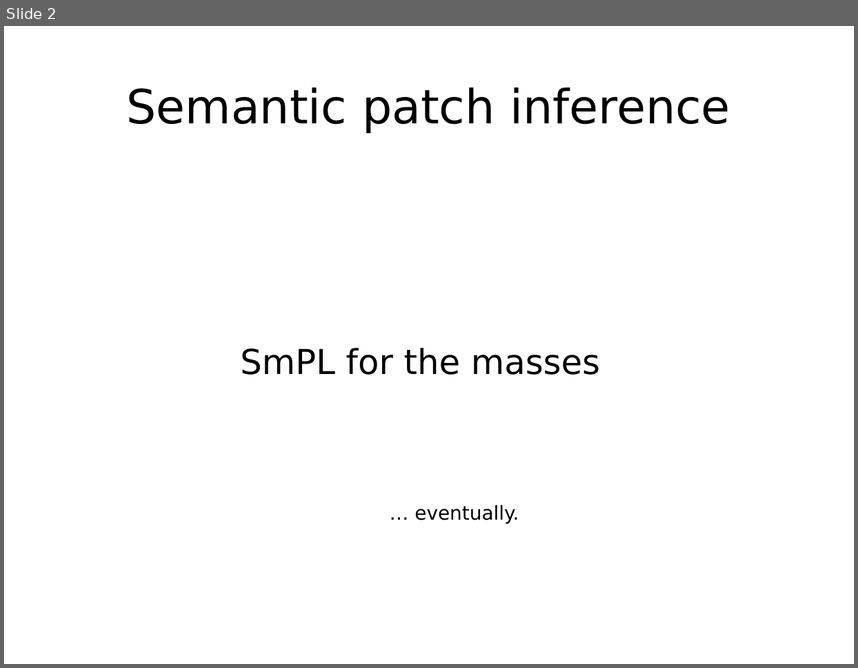
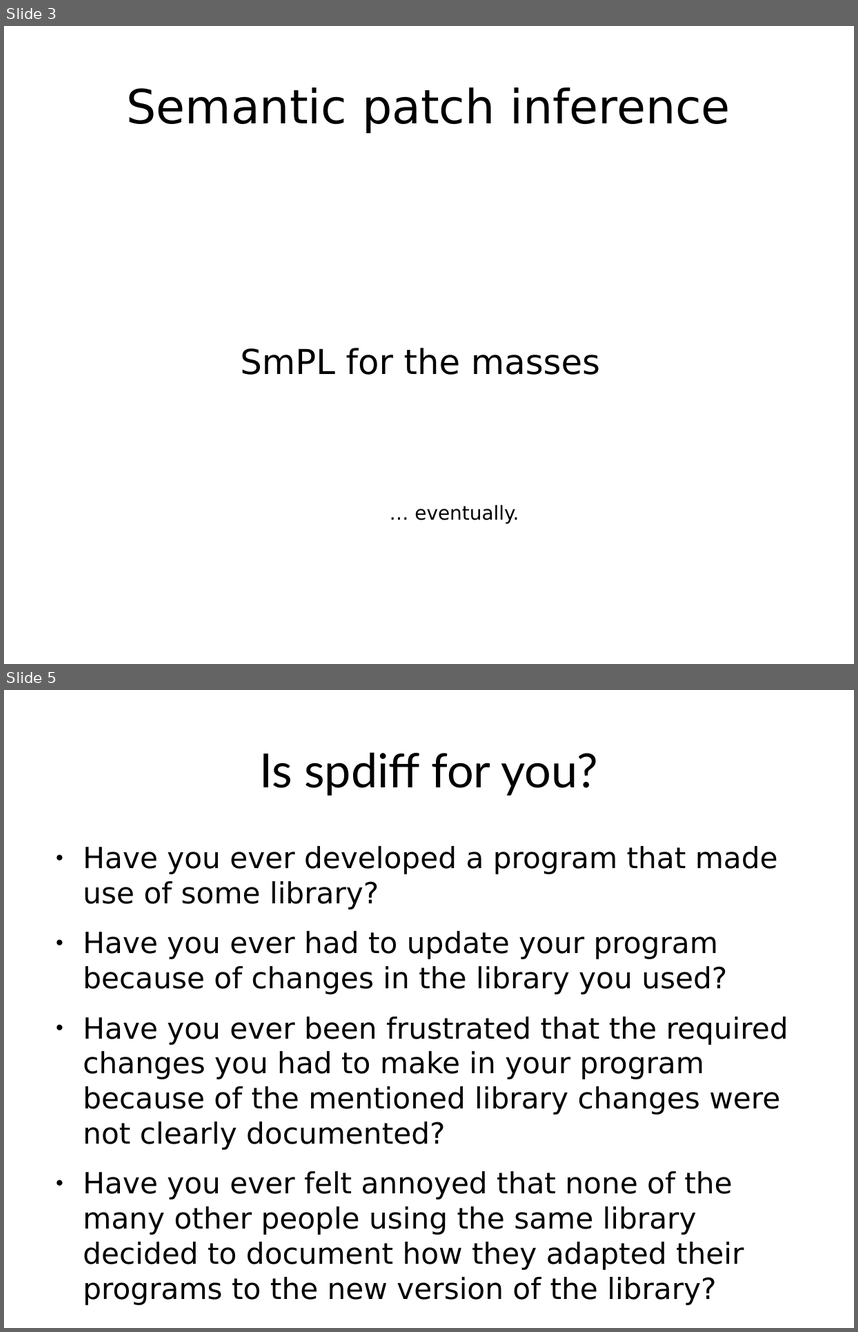
Before and after one commit to jespera/spdiff, a slide deck: demos/ASE2012/tool-teaser/teaser-talk.odp. Shown one above the other, each under a label of ours: slide 2 before the commit, slides 3 and 5 after it; the slides between them are not shown. The pictures are 858x668 and 858x1332 pixels, drawn with LibreOffice and Linux fonts; fonts in the diff are those of the drawing. Boxes give left, top, right and bottom in pixels: in the first picture for what was removed or moved away, otherwise in the second. Text is boxed around its words. In the diff, an @@ line names an element or a change of style, - is before the commit and + after.

```diff
--- a/demos/ASE2012/tool-teaser/teaser-talk.odp
+++ b/demos/ASE2012/tool-teaser/teaser-talk.odp
@@ slide 5 added at bbox=[4, 690, 854, 1328], background #FFFFFF @@
@@ title added at bbox=[259, 752, 598, 796], 44 pt, text #000000 @@
+Is spdiff for you?
@@ text added at bbox=[83, 846, 789, 1305], 27.2 pt, text #000000 @@
+● Have you ever developed a program that made use of some library?
+● Have you ever had to update your program because of changes in the library you used?
+● Have you ever been frustrated that the required changes you had to make in your program because of the mentioned library changes were not clearly documented?
+● Have you ever felt annoyed that none of the many other people using the same library decided to document how they adapted their programs to the new version of the library?
@@ what was slide 2 is now slide 3 @@
```
Also in this commit, not shown: 1 slide changed, 3 other slides added.
